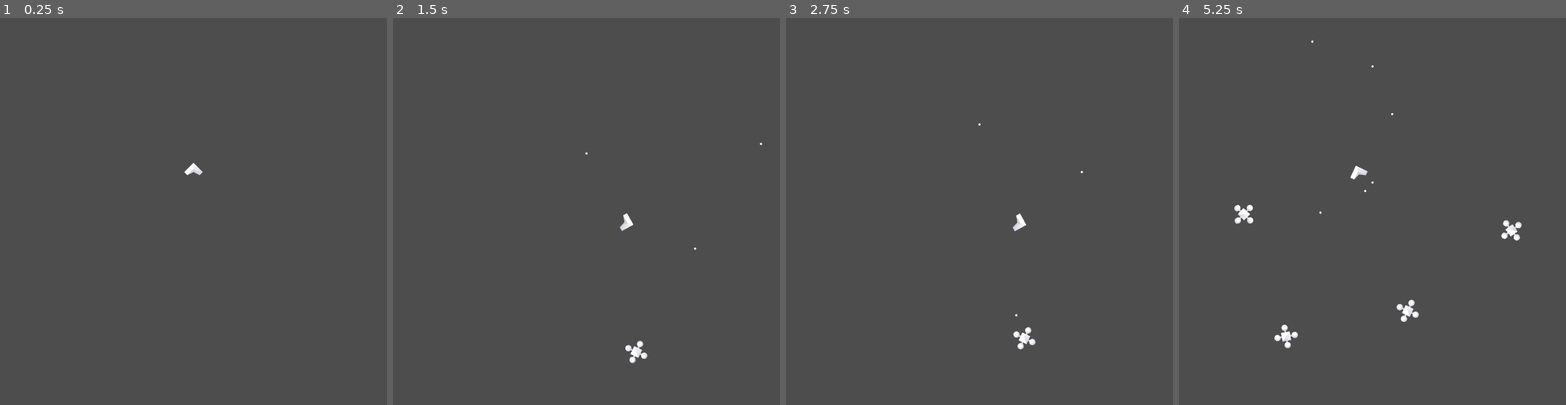
Above: before the commit, frames 1-4 (left to right).
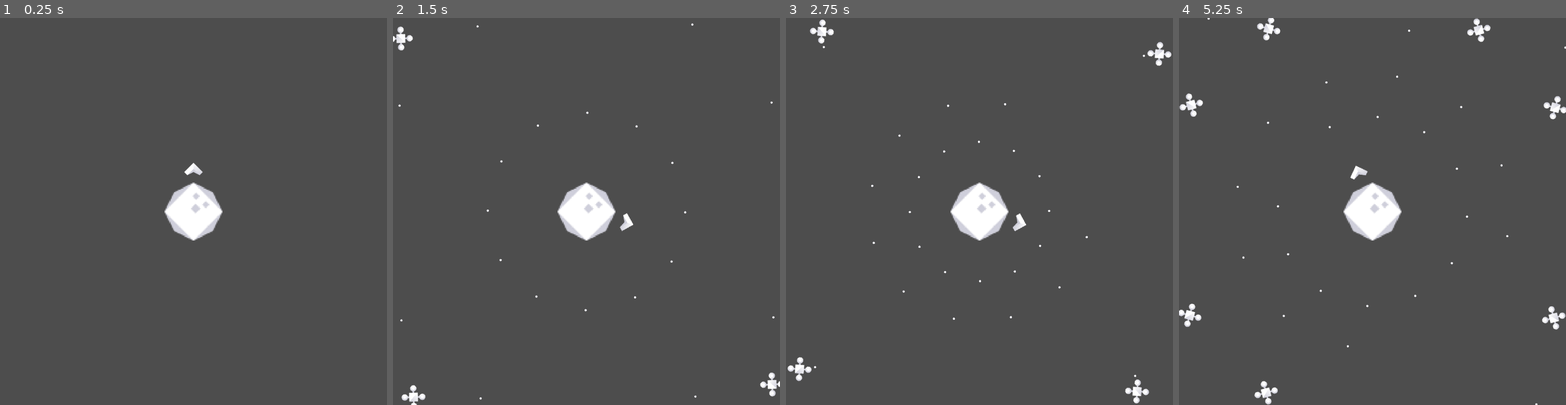
Above: after the commit, the same moments.

Repository: redpebble/mini-jame-gam-39
Game: Godot game, scene res://scenes/world.tscn
The game is run twice, just before and just after one commit, with the same random seed, the same clock (stepped at 60 frames per second) and the same inputs.
Inputs (mouse positions are in pixels of both pictures, inside the frame that each line leads up to):
- Up to frame 1 (0.25 s): no input
- Up to frame 2 (1.5 s): move the mouse to (671, 192) at 0.52 s; press the mouse at (671, 192) at 0.53 s; hold D (right) 0.53-1.28 s; move the mouse to (509, 230) at 1.27 s; release the mouse at (509, 230) at 1.28 s; hold A (left) from 1.28 s (still down); click (509, 230) at 1.35 s
- Up to frame 3 (2.75 s): move the mouse to (1018, 126) at 2.02 s; release A (left) at 2.03 s; press the mouse at (1018, 126) at 2.03 s; hold D (right) from 2.03 s (still down)
- Up to frame 4 (5.25 s): move the mouse to (1353, 288) at 2.77 s; release the mouse at (1353, 288) at 2.78 s; click (1353, 288) at 2.85 s; move the mouse to (1488, 269) at 3.52 s; release D (right) at 3.53 s; press the mouse at (1488, 269) at 3.53 s; hold A (left) from 3.53 s (still down); move the mouse to (1256, 153) at 4.27 s; release the mouse at (1256, 153) at 4.28 s; click (1256, 153) at 4.35 s; move the mouse to (1391, 211) at 5.02 s; press the mouse at (1391, 211) at 5.03 s

The runs differ from the first frame. In frame 1, 1.6% of the frame differs, in the area x 42-58%, y 42-58%; in frame 2, 2.2%; in frame 3, 2.4%; in frame 4, 3.3%, in the area x 0-100%, y 0-100%.

Commit message:
major fuckery afoot part 2 spaceship boogaloo but good this time

Diff:
--- a/godot/scenes/characters/enemy.gd
+++ b/godot/scenes/characters/enemy.gd
@@ -8,10 +8,13 @@
 func _on_gun_reloaded() -> void:
 	gun.fire(Vector2.from_angle(global_rotation - PI/2))
 
-func _ready() -> void:
-	print(global_position)
-	gun.fire(Vector2.from_angle(global_rotation - PI/2))
-
 func take_damage(damage):
 	queue_free()
 	destroyed.emit()
+
+func start_firing():
+	gun.fire(Vector2.from_angle(global_rotation - PI/2))
+
+func _on_hit_box_detected(hurtbox: Variant) -> void:
+	queue_free()
+	destroyed.emit()
--- a/godot/scenes/characters/enemy.tscn
+++ b/godot/scenes/characters/enemy.tscn
@@ -1,10 +1,11 @@
-[gd_scene load_steps=7 format=3 uid="uid://dw83puyctgkvr"]
+[gd_scene load_steps=8 format=3 uid="uid://dw83puyctgkvr"]
 
 [ext_resource type="Script" path="res://scenes/characters/enemy.gd" id="1_40tls"]
 [ext_resource type="Texture2D" uid="uid://1tcsmqagl20p" path="res://assets/sprites/enemy.png" id="1_k44jb"]
 [ext_resource type="Script" path="res://scenes/Hurtbox.gd" id="2_6qwq7"]
 [ext_resource type="PackedScene" uid="uid://bv71ipe4guxhc" path="res://scenes/weapons/gun.tscn" id="3_3scxx"]
 [ext_resource type="PackedScene" uid="uid://dq8py7uoxdep4" path="res://scenes/weapons/projectiles/pellet.tscn" id="4_lit67"]
+[ext_resource type="Script" path="res://scenes/Hitbox.gd" id="4_lvtjh"]
 
 [sub_resource type="CircleShape2D" id="CircleShape2D_6gdus"]
 radius = 29.0
@@ -16,10 +17,20 @@
 texture = ExtResource("1_k44jb")
 
 [node name="HurtBox" type="Area2D" parent="."]
+editor_description = "Collides with player projectile hitboxes"
 collision_layer = 2
 script = ExtResource("2_6qwq7")
 
 [node name="CollisionShape2D" type="CollisionShape2D" parent="HurtBox"]
+shape = SubResource("CircleShape2D_6gdus")
+
+[node name="HitBox" type="Area2D" parent="."]
+editor_description = "Collides with player/planet hurtboxes"
+collision_layer = 2
+script = ExtResource("4_lvtjh")
+damage = 10
+
+[node name="CollisionShape2D2" type="CollisionShape2D" parent="HitBox"]
 shape = SubResource("CircleShape2D_6gdus")
 
 [node name="Gun" parent="." instance=ExtResource("3_3scxx")]
@@ -28,4 +39,5 @@
 projectile = ExtResource("4_lit67")
 is_enemy_weapon = true
 
+[connection signal="detected" from="HitBox" to="." method="_on_hit_box_detected"]
 [connection signal="reloaded" from="Gun" to="." method="_on_gun_reloaded"]
--- a/godot/scenes/characters/pivot_enemy.gd
+++ b/godot/scenes/characters/pivot_enemy.gd
@@ -8,6 +8,7 @@
 	$Enemy.position.x = initial_distance
 	$Enemy.rotation -= PI/2
 	rotation = angle + PI/2
+	$Enemy.start_firing()
 
 func _physics_process(delta: float) -> void:
 	$Enemy.position.x -= delta * speed
--- a/godot/scenes/characters/pivot_enemy.tscn
+++ b/godot/scenes/characters/pivot_enemy.tscn
@@ -6,7 +6,6 @@
 [node name="PivotEnemy" type="Node2D"]
 script = ExtResource("1_0012j")
 speed = 30.0
-initial_distance = 500.0
 
 [node name="Enemy" parent="." instance=ExtResource("2_mewn1")]
 
--- a/godot/scenes/characters/player.tscn
+++ b/godot/scenes/characters/player.tscn
@@ -25,5 +25,5 @@
 
 [node name="Gun" parent="." instance=ExtResource("3_t1q00")]
 reload_time = 0.2
-speed = 800
+speed = 2000
 projectile = ExtResource("4_5cvu7")
--- a/godot/scenes/enemy_pivot_group.gd
+++ b/godot/scenes/enemy_pivot_group.gd
@@ -2,11 +2,19 @@
 
 signal enemy_spawned(enemy)
 
+@export var enemies_per_ring: int = 12
 @export var enemy_to_spawn: PackedScene
+@export var speed: float = 3
+@export var initial_distance: float = 700
 
-func _on_spawn_timer_timeout() -> void:
-	var e = enemy_to_spawn.instantiate()
-	e.initial_distance = 400
-	e.angle = randf_range(0, 2*PI)
-	call_deferred("add_child", e)
-	enemy_spawned.emit(e)
+func _ready() -> void:
+	var interval = 2*PI/enemies_per_ring
+	for i in enemies_per_ring:
+		var e = enemy_to_spawn.instantiate()
+		e.initial_distance = initial_distance
+		e.angle = i * interval
+		call_deferred("add_child", e)
+		enemy_spawned.emit(e)
+
+func _physics_process(delta: float) -> void:
+	rotate(speed * delta)
--- a/godot/scenes/world.tscn
+++ b/godot/scenes/world.tscn
@@ -8,14 +8,14 @@
 [ext_resource type="PackedScene" uid="uid://bunwupkge7p2b" path="res://scenes/characters/pivot_enemy.tscn" id="3_kljav"]
 
 [sub_resource type="CircleShape2D" id="CircleShape2D_ruwvl"]
-radius = 70.0
+radius = 68.0074
 
 [node name="World" type="Node2D"]
 
 [node name="Planet" type="Node2D" parent="."]
+position = Vector2(500, 500)
 
 [node name="Sprite" type="Sprite2D" parent="Planet"]
-visible = false
 scale = Vector2(3.125, 3.125)
 texture = ExtResource("1_5ooyd")
 
@@ -30,9 +30,14 @@
 position = Vector2(500, 500)
 script = ExtResource("2_whcb7")
 enemy_to_spawn = ExtResource("3_kljav")
+speed = 0.5
 
-[node name="SpawnTimer" type="Timer" parent="EnemyPivotGroup"]
-autostart = true
+[node name="EnemyPivotGroup2" type="Node2D" parent="."]
+position = Vector2(500, 500)
+script = ExtResource("2_whcb7")
+enemy_to_spawn = ExtResource("3_kljav")
+speed = -0.5
+initial_distance = 1000.0
 
 [node name="PlayerPivot" type="Node2D" parent="."]
 position = Vector2(500, 500)
@@ -43,5 +48,3 @@
 [node name="Player" parent="PlayerPivot" instance=ExtResource("2_4fgon")]
 position = Vector2(110, 0)
 rotation = 1.5708
-
-[connection signal="timeout" from="EnemyPivotGroup/SpawnTimer" to="EnemyPivotGroup" method="_on_spawn_timer_timeout"]
